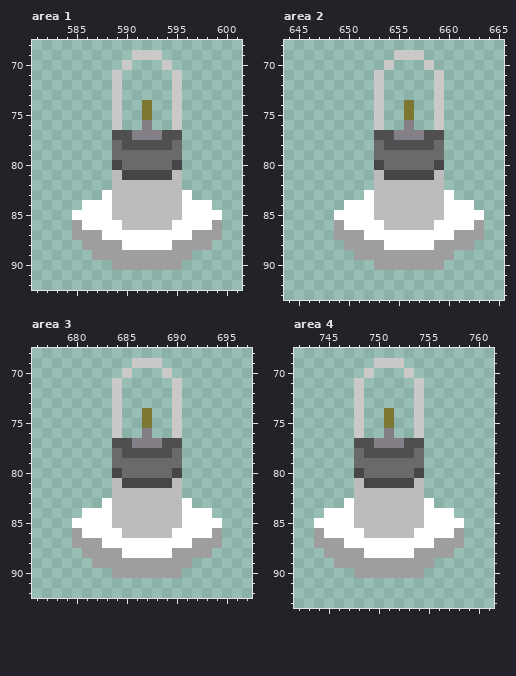
A pixel-art file gets an edit: electricoon/Graphics/tiles.aseprite. The picture above was drawn from the file before the commit.
1024x768 pixels, 1 frame. Colours within 5 levels of each other are drawn and written as one. Shown: area 1: x 581..601, y 68..92; area 2: x 644..665, y 68..93; area 3: x 676..697, y 68..92; area 4: x 742..761, y 68..93. The commit also changed other parts of the picture, which this record leaves out.
Now the later version:
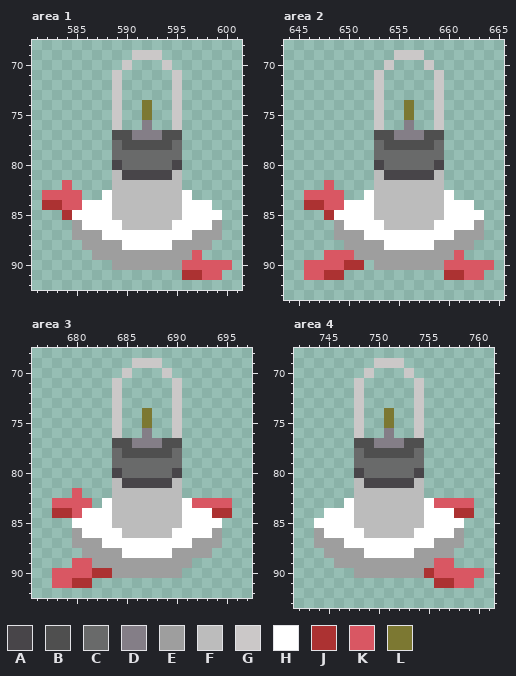
Palette (. is transparent): A #484549  B #4f4f4f  C #696a6a  D #847e87  E #9e9e9e  F #bcbcbc  G #cbc8c8  H #ffffff  J #ac3232  K #d95763  L #7c7832
Change:
Area 1, layer "Layer 2":
Colour J is added in row 84 at x 582 to 583; in row 85 at x 584; in row 91 at x 596 to 597.
Colour K is added in row 82 at x 584; in row 83 at x 582 to 585; in row 84 at x 584 to 585; in row 89 at x 597; in row 90 at x 596 to 600; in row 91 at x 598 to 599.
Area 2, layer "Layer 2":
Colour J is added in row 84 at x 646 to 647; in row 85 at x 648; in row 90 at x 650 to 651; in row 91 at x 648 to 649 and 660 to 661.
Colour K is added in row 82 at x 648; in row 83 at x 646 to 649; in row 84 at x 648 to 649; in row 89 at x 648 to 650 and 661; in row 90 at x 646 to 649 and 660 to 664; in row 91 at x 646 to 647 and 662 to 663.
Area 3, layer "Layer 2":
Colour J is added in row 84 at x 678 to 679 and 694 to 695; in row 90 at x 682 to 683; in row 91 at x 680 to 681.
Colour K is added in row 82 at x 680; in row 83 at x 678 to 681 and 692 to 695; in row 84 at x 680; in row 89 at x 680 to 681; in row 90 at x 678 to 681; in row 91 at x 678 to 679.
Area 4, layer "Layer 2":
Colour J is added in row 84 at x 758 to 759; in row 90 at x 755; in row 91 at x 756 to 757.
Colour K is added in row 83 at x 756 to 759; in row 89 at x 756 to 757; in row 90 at x 756 to 760; in row 91 at x 758 to 759.
